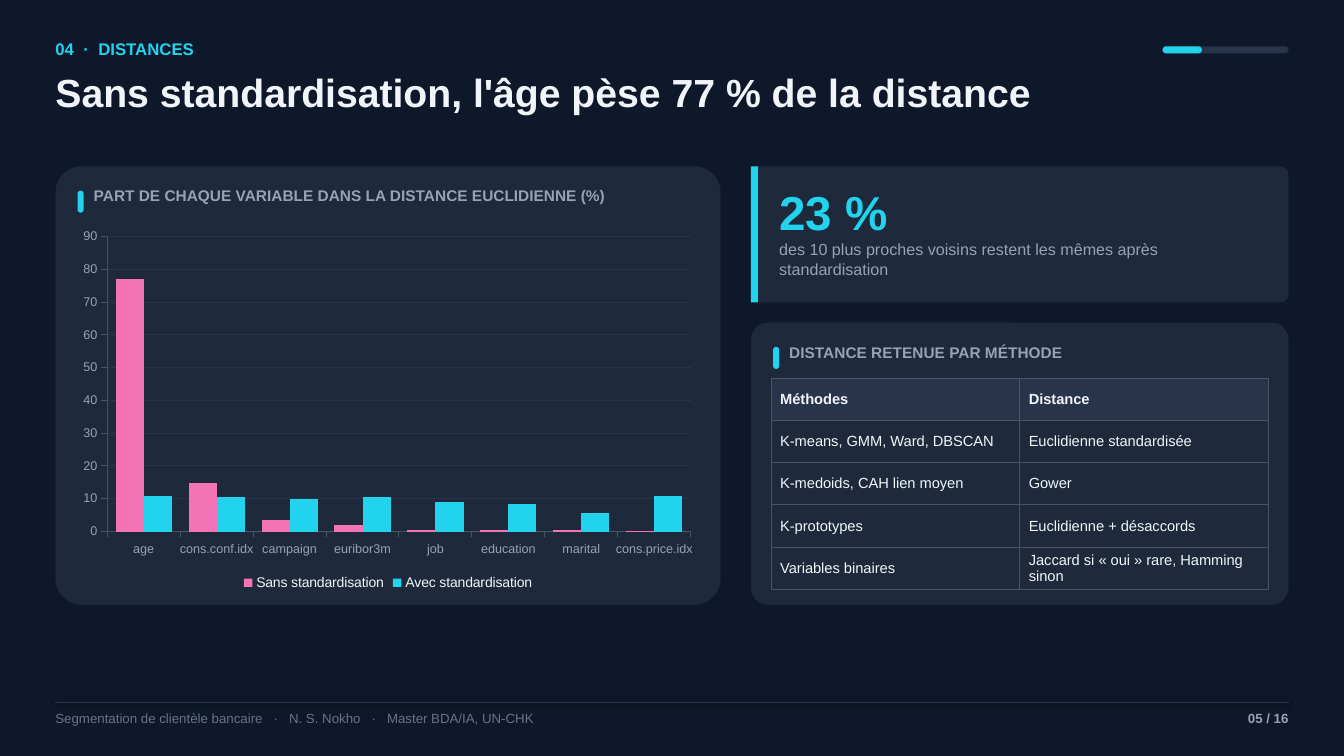
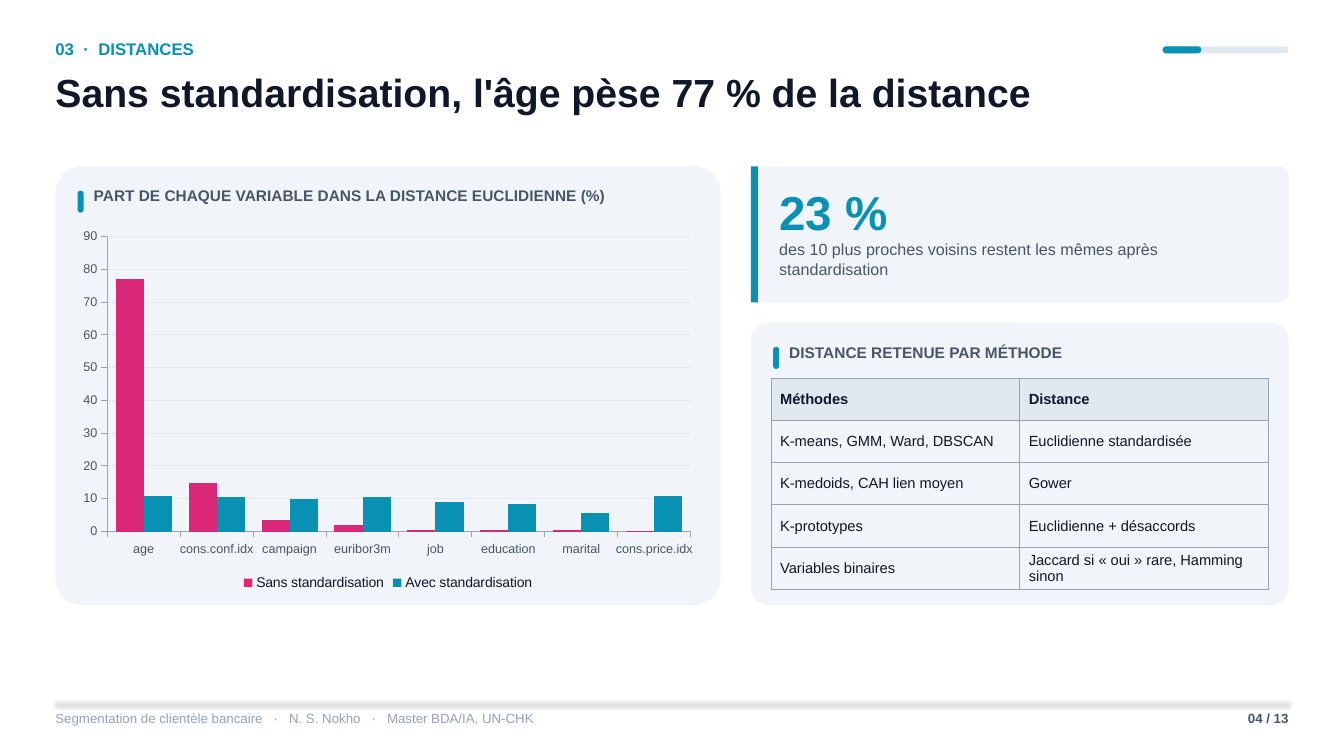
Before and after one commit to Nokho11/segmentation-bancaire, a slide deck: slide 4 of soutenance/soutenance_segmentation_bancaire.pptx (slide 5 before the commit). Drawn at 1344x756 pixels with LibreOffice and Linux fonts; fonts in the diff are those of the drawing. Boxes give left, top, right and bottom in pixels: in the first picture for what was removed or moved away, otherwise in the second. Text is boxed around its words. In the diff, an @@ line names an element or a change of style, - is before the commit and + after.

Commit message:
Soutenance sur fond blanc en 13 diapositives, application enrichie, relecture finale
- Application : distances aux centres, alerte client atypique (Isolation Forest),
  affectation par lot d'un fichier CSV (format UCI) avec export, onglet des segments
- Corrections de cohérence (accords entre méthodes, K-prototypes à k = 4)

```diff
--- a/soutenance/soutenance_segmentation_bancaire.pptx
+++ b/soutenance/soutenance_segmentation_bancaire.pptx
@@ background #0F172A to #FFFFFF @@
@@ text at (55, 43, 194, 55): text changed; text colour #22D3EE to #0891B2 @@
-04 · DISTANCES
+03 · DISTANCES
@@ rounded rectangle at (1163, 46, 1289, 53): fill #273449 to #E2E8F0 @@
@@ fill #22D3EE to #0891B2 in 4 elements at (78, 191, 84, 213), (751, 166, 758, 302), (773, 347, 779, 369), (1163, 46, 1201, 53) @@
@@ text "Sans standardisation, l'âge pèse 77 ..." at (55, 77, 1031, 115): text colour #F1F5F9 to #0F172A @@
@@ fill #1E293B to #F1F5F9 in 3 elements at (751, 166, 1289, 302), (751, 323, 1289, 605), (55, 166, 721, 605) @@
@@ text "23 %" at (779, 196, 832, 231): text colour #22D3EE to #0891B2 @@
@@ column chart at (71, 222, 706, 595) @@
@@ colour of Sans standardisation #F472B6 to #DB2777 @@
@@ colour of Avec standardisation #22D3EE to #0891B2 @@
@@ legend changed @@
@@ category axis changed @@
@@ value axis changed @@
@@ lettering changed @@
@@ text colour #94A3B8 to #475569 in 3 elements at (94, 190, 577, 204), (779, 243, 1158, 275), (789, 345, 1062, 358) @@
@@ table at (771, 378, 1269, 590) @@
@@ fill #273449 to #E2E8F0 in row 1 @@
@@ fill #1E293B to #F1F5F9 in 8 cells @@
@@ text colour #F1F5F9 to #0F172A @@
@@ borders changed @@
@@ text "Segmentation de clientèle bancaire · ..." at (55, 713, 534, 726): text colour #64748B to #94A3B8 @@
@@ line (55, 703) - (1289, 703): stroke #273449 0.75 pt to #E2E8F0 0.75 pt @@
@@ text at (1248, 713, 1289, 723): text changed; text colour #94A3B8 to #475569 @@
-05 / 16
+04 / 13
```
Also in this commit, not shown: 12 other slides changed, 3 slides removed, 7 other files.
